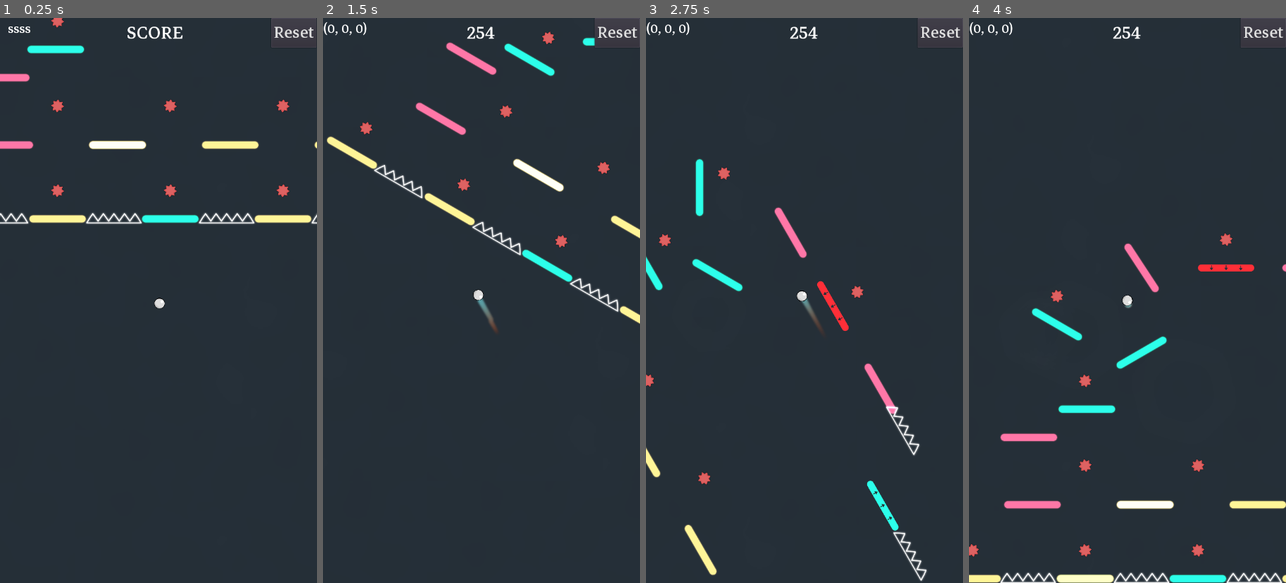
Above: before the commit, frames 1-4 (left to right).
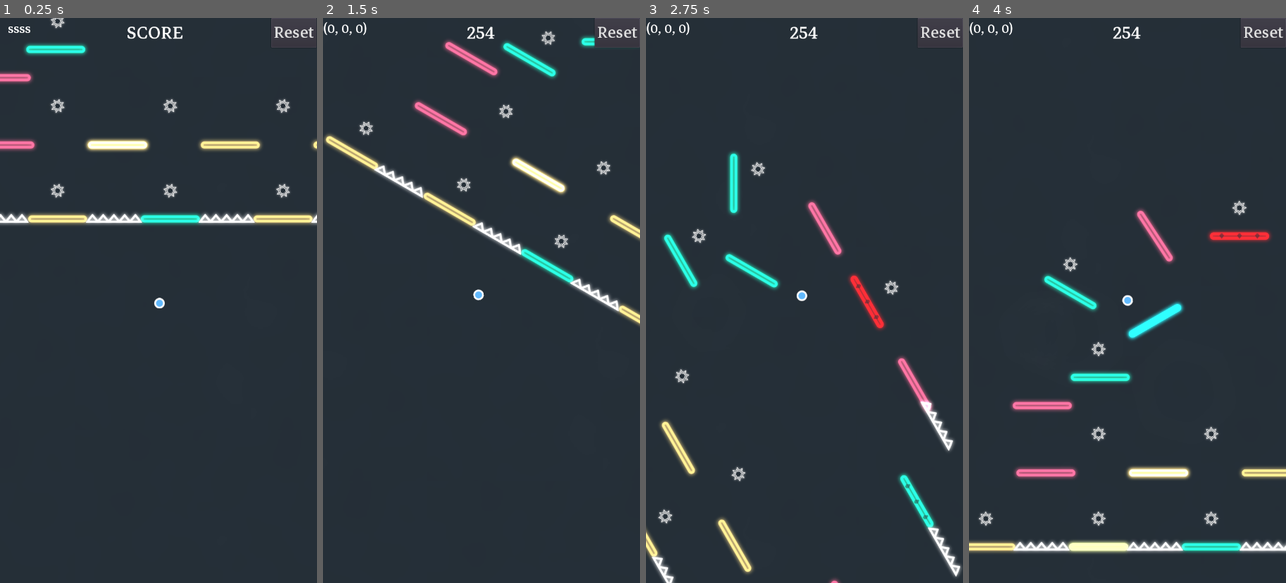
Above: after the commit, the same moments.

Repository: dolorismachina/Pivot
Game: Godot game, scene res://Scenes/Main/Main.tscn
The game is run twice, just before and just after one commit, with the same random seed, the same clock (stepped at 60 frames per second) and the same inputs. The engine's default icon, where the game draws it, is replaced by a stand-in: a white triangle on a blue panel in a dark square.
Inputs (mouse positions are in pixels of both pictures, inside the frame that each line leads up to):
- Up to frame 1 (0.25 s): no input
- Up to frame 2 (1.5 s): move the mouse to (551, 272) at 0.52 s; hold Right (ui_right) 0.53-1.28 s; hold Space (space) 0.53-1.28 s; click (551, 272) at 0.67 s; move the mouse to (418, 328) at 1.27 s; hold Left (ui_left) from 1.28 s (still down); tap Space (space) at 1.35 s
- Up to frame 3 (2.75 s): move the mouse to (836, 176) at 2.02 s; release Left (ui_left) at 2.03 s; hold Right (ui_right) from 2.03 s (still down); hold Space (space) from 2.03 s (still down)
- Up to frame 4 (4 s): move the mouse to (1111, 413) at 2.77 s; release Space (space) at 2.78 s; tap Space (space) at 2.85 s; click (1111, 413) at 2.92 s; move the mouse to (1222, 385) at 3.52 s; release Right (ui_right) at 3.53 s; hold Left (ui_left) from 3.53 s (still down); hold Space (space) from 3.53 s (still down)

The runs differ from the first frame. In frame 1, 3.1% of the frame differs, in the area x 0-100%, y 0-52%; in frame 2, 3.5%; in frame 3, 7.9%; in frame 4, 10%, in the area x 0-100%, y 32-100%.
Error in both runs: Invalid get index 'modulate' (on base: 'Tween'). (res://Scenes/Blocks/Block/Block.gd:52)

Commit message:
Graphics update

Diff:
--- a/Scenes/Blocks/Block/Block.tscn
+++ b/Scenes/Blocks/Block/Block.tscn
@@ -11,7 +11,7 @@
 blend_mode = 1
 
 [sub_resource type="RectangleShape2D" id=3]
-extents = Vector2( 63.8663, 4.22906 )
+extents = Vector2( 64.1183, 8.21619 )
 
 [node name="Block" type="StaticBody2D"]
 input_pickable = true
@@ -23,7 +23,6 @@
 editor/display_folded = true
 material = SubResource( 2 )
 rotation = 0.00028198
-scale = Vector2( 0.5, 0.5 )
 texture = ExtResource( 2 )
 
 [node name="BlockOverlay" type="Sprite" parent="Sprite"]
--- a/Scenes/Blocks/BlockSlidingVertical/BlockSlidingVertical.tscn
+++ b/Scenes/Blocks/BlockSlidingVertical/BlockSlidingVertical.tscn
@@ -4,14 +4,14 @@
 [ext_resource path="res://Scenes/Blocks/Block/block.png" type="Texture" id=2]
 [ext_resource path="res://Scenes/Blocks/BlockOverlay.png" type="Texture" id=3]
 
-[sub_resource type="PhysicsMaterial" id=2]
+[sub_resource type="PhysicsMaterial" id=5]
 friction = 0.0
 
 [sub_resource type="CanvasItemMaterial" id=3]
 blend_mode = 1
 
 [sub_resource type="RectangleShape2D" id=4]
-extents = Vector2( 63.8663, 4.22906 )
+extents = Vector2( 63.8663, 7.79031 )
 
 [sub_resource type="Animation" id=1]
 resource_name = "slide"
@@ -54,7 +54,6 @@
 [node name="Sprite" type="Sprite" parent="."]
 material = SubResource( 3 )
 rotation = 0.00028198
-scale = Vector2( 0.5, 0.5 )
 texture = ExtResource( 2 )
 
 [node name="BlockOverlay" type="Sprite" parent="Sprite"]
--- a/Scenes/Blocks/BouncyBlock/BouncyBlock.tscn
+++ b/Scenes/Blocks/BouncyBlock/BouncyBlock.tscn
@@ -4,15 +4,12 @@
 [ext_resource path="res://Scenes/Blocks/BouncyBlock/BouncyBlock.gd" type="Script" id=2]
 [ext_resource path="res://Scenes/Blocks/BouncyBlock/BouncyBlock.png" type="Texture" id=3]
 
-
-
-
-[node name="BouncyBlock" index="0" instance=ExtResource( 1 )]
+[node name="BouncyBlock" instance=ExtResource( 1 )]
 script = ExtResource( 2 )
 bounce_limit = 800
 
-[node name="Sprite" parent="." index="1"]
+[node name="Sprite" parent="." index="0"]
 texture = ExtResource( 3 )
 
-[node name="Light2D" parent="." index="2"]
-energy = 0.94354
+[node name="CollisionShape2D" parent="." index="1"]
+visible = false
--- a/Scenes/Collectables/Collectable.tscn
+++ b/Scenes/Collectables/Collectable.tscn
@@ -12,7 +12,7 @@
 script = ExtResource( 1 )
 
 [node name="Sprite" type="Sprite" parent="."]
-scale = Vector2( 0.25, 0.25 )
+scale = Vector2( 0.5, 0.5 )
 texture = ExtResource( 2 )
 
 [node name="CollisionShape2D" type="CollisionShape2D" parent="."]
--- a/Scenes/Levels/TestLevel.tscn
+++ b/Scenes/Levels/TestLevel.tscn
@@ -44,6 +44,21 @@
 is_visible = true
 is_enabled = true
 
+[node name="Block29" parent="Pivot/Content/Blocks" instance=ExtResource( 3 )]
+position = Vector2( 2880, 960 )
+is_visible = true
+is_enabled = true
+
+[node name="Block48" parent="Pivot/Content/Blocks" instance=ExtResource( 3 )]
+position = Vector2( 3904, 960 )
+is_visible = true
+is_enabled = true
+
+[node name="Block52" parent="Pivot/Content/Blocks" instance=ExtResource( 3 )]
+position = Vector2( 4928, 960 )
+is_visible = true
+is_enabled = true
+
 [node name="Block17" parent="Pivot/Content/Blocks" instance=ExtResource( 3 )]
 position = Vector2( 1216, 960 )
 is_visible = true
@@ -54,6 +69,21 @@
 is_visible = true
 is_enabled = true
 
+[node name="Block30" parent="Pivot/Content/Blocks" instance=ExtResource( 3 )]
+position = Vector2( 3520, 960 )
+is_visible = true
+is_enabled = true
+
+[node name="Block45" parent="Pivot/Content/Blocks" instance=ExtResource( 3 )]
+position = Vector2( 4544, 960 )
+is_visible = true
+is_enabled = true
+
+[node name="Block50" parent="Pivot/Content/Blocks" instance=ExtResource( 3 )]
+position = Vector2( 5568, 960 )
+is_visible = true
+is_enabled = true
+
 [node name="Block7" parent="Pivot/Content/Blocks" instance=ExtResource( 3 )]
 position = Vector2( 64, 960 )
 is_visible = true
@@ -74,6 +104,21 @@
 is_visible = true
 is_enabled = true
 
+[node name="Block36" parent="Pivot/Content/Blocks" instance=ExtResource( 3 )]
+position = Vector2( 3008, 960 )
+is_visible = true
+is_enabled = true
+
+[node name="Block44" parent="Pivot/Content/Blocks" instance=ExtResource( 3 )]
+position = Vector2( 4032, 960 )
+is_visible = true
+is_enabled = true
+
+[node name="Block49" parent="Pivot/Content/Blocks" instance=ExtResource( 3 )]
+position = Vector2( 5056, 960 )
+is_visible = true
+is_enabled = true
+
 [node name="Block14" parent="Pivot/Content/Blocks" instance=ExtResource( 3 )]
 position = Vector2( 320, 960 )
 is_visible = true
@@ -84,6 +129,21 @@
 is_visible = true
 is_enabled = true
 
+[node name="Block33" parent="Pivot/Content/Blocks" instance=ExtResource( 3 )]
+position = Vector2( 2624, 960 )
+is_visible = true
+is_enabled = true
+
+[node name="Block46" parent="Pivot/Content/Blocks" instance=ExtResource( 3 )]
+position = Vector2( 3648, 960 )
+is_visible = true
+is_enabled = true
+
+[node name="Block53" parent="Pivot/Content/Blocks" instance=ExtResource( 3 )]
+position = Vector2( 4672, 960 )
+is_visible = true
+is_enabled = true
+
 [node name="Block38" parent="Pivot/Content/Blocks" instance=ExtResource( 3 )]
 position = Vector2( 968.162, 792.486 )
 is_visible = true
@@ -94,6 +154,21 @@
 is_visible = true
 is_enabled = true
 
+[node name="Block37" parent="Pivot/Content/Blocks" instance=ExtResource( 3 )]
+position = Vector2( 3264, 960 )
+is_visible = true
+is_enabled = true
+
+[node name="Block41" parent="Pivot/Content/Blocks" instance=ExtResource( 3 )]
+position = Vector2( 4288, 960 )
+is_visible = true
+is_enabled = true
+
+[node name="Block55" parent="Pivot/Content/Blocks" instance=ExtResource( 3 )]
+position = Vector2( 5312, 960 )
+is_visible = true
+is_enabled = true
+
 [node name="Block2" parent="Pivot/Content/Blocks" instance=ExtResource( 3 )]
 position = Vector2( 192, 640 )
 is_visible = true
@@ -119,6 +194,21 @@
 is_visible = true
 is_enabled = true
 
+[node name="Block39" parent="Pivot/Content/Blocks" instance=ExtResource( 3 )]
+position = Vector2( 3136, 960 )
+is_visible = true
+is_enabled = true
+
+[node name="Block42" parent="Pivot/Content/Blocks" instance=ExtResource( 3 )]
+position = Vector2( 4160, 960 )
+is_visible = true
+is_enabled = true
+
+[node name="Block56" parent="Pivot/Content/Blocks" instance=ExtResource( 3 )]
+position = Vector2( 5184, 960 )
+is_visible = true
+is_enabled = true
+
 [node name="Block31" parent="Pivot/Content/Blocks" instance=ExtResource( 3 )]
 position = Vector2( 456.162, 792.486 )
 is_visible = true
@@ -129,6 +219,21 @@
 is_visible = true
 is_enabled = true
 
+[node name="Block35" parent="Pivot/Content/Blocks" instance=ExtResource( 3 )]
+position = Vector2( 2752, 960 )
+is_visible = true
+is_enabled = true
+
+[node name="Block47" parent="Pivot/Content/Blocks" instance=ExtResource( 3 )]
+position = Vector2( 3776, 960 )
+is_visible = true
+is_enabled = true
+
+[node name="Block51" parent="Pivot/Content/Blocks" instance=ExtResource( 3 )]
+position = Vector2( 4800, 960 )
+is_visible = true
+is_enabled = true
+
 [node name="Block16" parent="Pivot/Content/Blocks" instance=ExtResource( 3 )]
 position = Vector2( 1088, 960 )
 is_visible = true
@@ -136,6 +241,21 @@
 
 [node name="Block20" parent="Pivot/Content/Blocks" instance=ExtResource( 3 )]
 position = Vector2( 2368, 960 )
+is_visible = true
+is_enabled = true
+
+[node name="Block40" parent="Pivot/Content/Blocks" instance=ExtResource( 3 )]
+position = Vector2( 3392, 960 )
+is_visible = true
+is_enabled = true
+
+[node name="Block43" parent="Pivot/Content/Blocks" instance=ExtResource( 3 )]
+position = Vector2( 4416, 960 )
+is_visible = true
+is_enabled = true
+
+[node name="Block54" parent="Pivot/Content/Blocks" instance=ExtResource( 3 )]
+position = Vector2( 5440, 960 )
 is_visible = true
 is_enabled = true
 
@@ -168,17 +288,21 @@
 
 [node name="FallingBlock" parent="Pivot/Content/Blocks" instance=ExtResource( 4 )]
 position = Vector2( 640, 256 )
+physics_material_override = SubResource( 2 )
 
 [node name="BouncyBlock" parent="Pivot/Content/Blocks" instance=ExtResource( 5 )]
 position = Vector2( 1088, 384 )
+physics_material_override = SubResource( 2 )
 is_visible = true
 is_enabled = true
 
 [node name="SpinningBlock" parent="Pivot/Content/Blocks" instance=ExtResource( 6 )]
 position = Vector2( 448, 256 )
+physics_material_override = SubResource( 2 )
 
 [node name="BlockSlidingHorizontal" parent="Pivot/Content/Blocks" instance=ExtResource( 7 )]
 position = Vector2( 323.761, 576 )
+physics_material_override = SubResource( 2 )
 
 [node name="Spikes4" parent="Pivot/Content/Blocks" instance=ExtResource( 8 )]
 position = Vector2( 190.411, 968.873 )
@@ -204,9 +328,6 @@
 
 [node name="BlockSlidingVertical" parent="Pivot/Content/Blocks" instance=ExtResource( 9 )]
 position = Vector2( 832, 256 )
-input_pickable = true
-physics_material_override = SubResource( 2 )
-colors = PoolColorArray( 0.94902, 0.282353, 0.439216, 1, 0.94902, 0.776471, 0.376471, 1, 0.027451, 0.94902, 0.701961, 1, 0.0941176, 0.733333, 0.94902, 1 )
 
 [node name="Collectables" type="Node2D" parent="Pivot/Content"]
 
--- a/Scenes/Obstacles/Spikes.tscn
+++ b/Scenes/Obstacles/Spikes.tscn
@@ -10,7 +10,6 @@
 
 [node name="Sprite" parent="." index="0"]
 position = Vector2( 0, -10.1768 )
-scale = Vector2( 0.5, 0.414882 )
 texture = ExtResource( 2 )
 
 [node name="CollisionShape2D" parent="." index="1"]
--- a/Scenes/Player/Player.gd
+++ b/Scenes/Player/Player.gd
@@ -18,7 +18,8 @@
 
 
 func _physics_process(delta):
-	rotation = abs(velocity.angle())
+	rotation = velocity.angle()
+	print(rotation)
 	var collision : KinematicCollision2D = move(delta)
 
 	if collision:
@@ -27,6 +28,7 @@
 		$Audio.play()
 		#$AnimationPlayer.play("bounce")
 		bounce(collision.normal)
+
 
 func move(delta) -> KinematicCollision2D:
 	velocity += gravity * delta
--- a/Scenes/Player/Player.tscn
+++ b/Scenes/Player/Player.tscn
@@ -1,53 +1,51 @@
 [gd_scene load_steps=11 format=2]
 
 [ext_resource path="res://Scenes/Player/Player.gd" type="Script" id=1]
-[ext_resource path="res://Scenes/Player/Trail.png" type="Texture" id=2]
+[ext_resource path="res://Scenes/Player/tw.png" type="Texture" id=2]
 [ext_resource path="res://Scenes/Player/Ball.png" type="Texture" id=3]
 [ext_resource path="res://Scenes/Player/Player.tres" type="Animation" id=4]
 [ext_resource path="res://Audio.gd" type="Script" id=5]
 [ext_resource path="res://Scenes/Camera2D.gd" type="Script" id=6]
 
-[sub_resource type="Curve" id=8]
+[sub_resource type="Curve" id=1]
+min_value = 0.1
 max_value = 0.5
-_data = [ Vector2( 0, 0.252093 ), 0.0, -0.070336, 0, 1, Vector2( 1, 0.181757 ), -0.070336, 0.0, 1, 0 ]
+_data = [ Vector2( 0, 0.271531 ), 0.0, -0.418914, 0, 1, Vector2( 0.409465, 0.1 ), -2.40263, 0.0, 0, 0 ]
 
-[sub_resource type="Gradient" id=9]
-offsets = PoolRealArray( 0, 0.745536 )
-colors = PoolColorArray( 0.511719, 0.954224, 1, 1, 0.96875, 0.277842, 0.0378418, 0 )
+[sub_resource type="Gradient" id=5]
+offsets = PoolRealArray( 0, 0.474453 )
+colors = PoolColorArray( 1, 1, 1, 1, 1, 1, 1, 0 )
 
-[sub_resource type="CircleShape2D" id=6]
-radius = 45.3875
+[sub_resource type="CircleShape2D" id=3]
+radius = 12.4919
 
-[sub_resource type="CircleShape2D" id=7]
-radius = 48.373
+[sub_resource type="CircleShape2D" id=4]
+radius = 12.838
 
 [node name="Player" type="KinematicBody2D"]
-scale = Vector2( 0.25, 0.25 )
 script = ExtResource( 1 )
 horizontal_damping = 0.975
 
 [node name="Particles2D" type="CPUParticles2D" parent="."]
-position = Vector2( 0.699, 0 )
-amount = 30
-lifetime = 0.5
+visible = false
+rotation = 3.14159
+amount = 5
 local_coords = false
 texture = ExtResource( 2 )
-spread = 5.0
+spread = 0.0
 flatness = 1.0
 gravity = Vector2( 0, 0 )
 initial_velocity = 0.0
-angular_velocity = 5.97303
-scale_amount = 0.5
-scale_amount_curve = SubResource( 8 )
-color_ramp = SubResource( 9 )
+scale_amount_curve = SubResource( 1 )
+color_ramp = SubResource( 5 )
 
 [node name="Sprite" type="Sprite" parent="."]
-scale = Vector2( 1.5, 1.5 )
 texture = ExtResource( 3 )
 offset = Vector2( -0.1, -0.39 )
 
 [node name="CollisionShape2D" type="CollisionShape2D" parent="."]
-shape = SubResource( 6 )
+visible = false
+shape = SubResource( 3 )
 
 [node name="AnimationPlayer" type="AnimationPlayer" parent="."]
 playback_speed = 0.25
@@ -57,9 +55,11 @@
 script = ExtResource( 5 )
 
 [node name="Area2D" type="Area2D" parent="."]
+editor/display_folded = true
 
 [node name="CollisionShape2D" type="CollisionShape2D" parent="Area2D"]
-shape = SubResource( 7 )
+visible = false
+shape = SubResource( 4 )
 
 [node name="Tween" type="Tween" parent="."]
 
Binary file changed: Assets/Spikes.png
Binary file changed: Scenes/Blocks/Block/block.png
Not shown: 1 places in Scenes/Blocks/BlockSlidingVertical/BlockSlidingVertical.tscn that only renumber resources
Binary file changed: Scenes/Blocks/BouncyBlock/BouncyBlock.png
Binary file changed: Scenes/Blocks/FallingBlock/FallingBlock.png
Binary file changed: Scenes/Collectables/Collectable.png
Binary file changed: Scenes/Player/Ball.png
Binary file added: Scenes/Player/tw.png
Not shown, added: Scenes/Player/tw.png.import
Not shown, added: Assets/SVG/All.gvdesign
